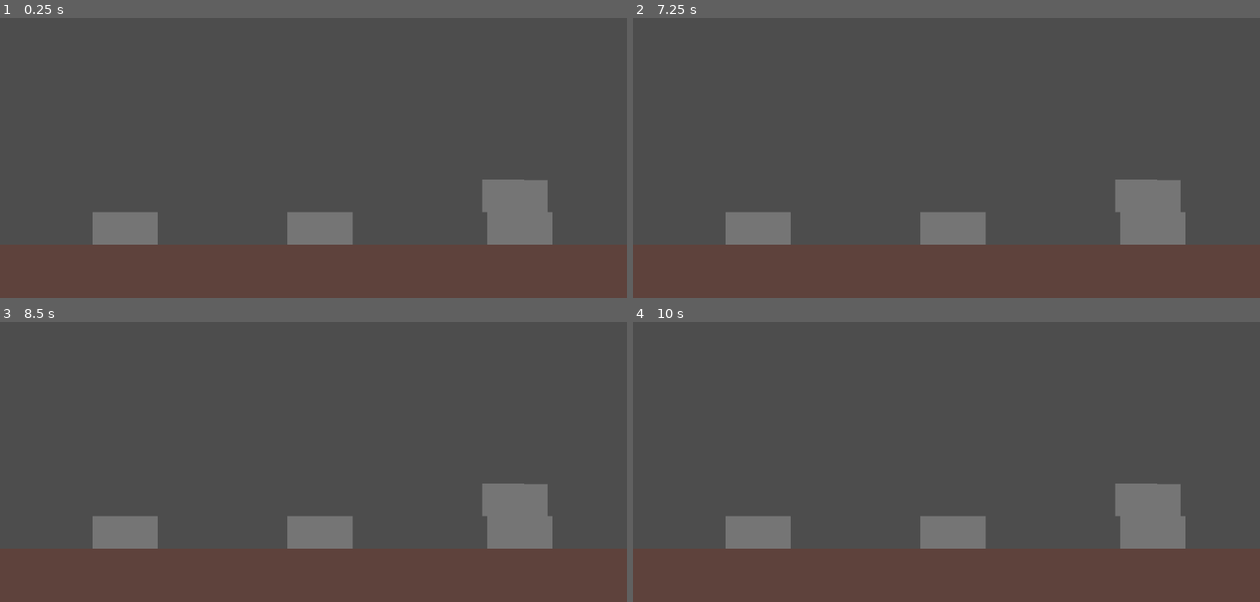
Above: before the commit, frames 1-4 (two rows, left to right).
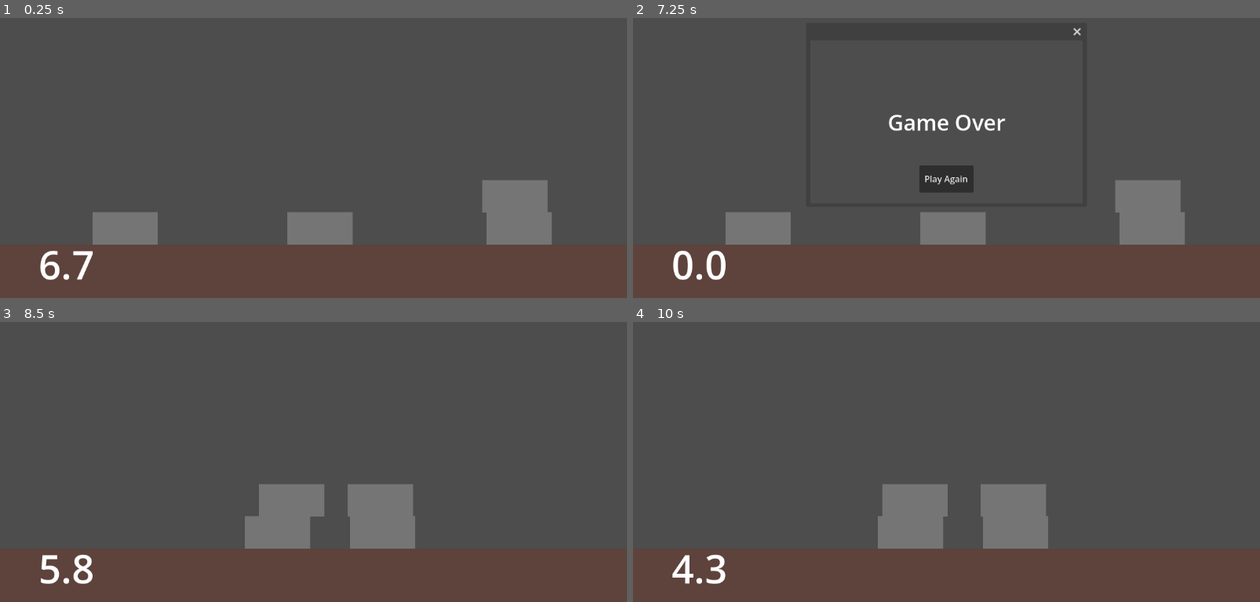
Above: after the commit, the same moments.

Repository: ghost-ily/NSTP_SLB_Project
Game: Godot game, scene res://Game 1 Resources/game1.tscn
Two runs of this game, one before a commit and one after it. Both use one fixed random seed, a clock stepped at 60 frames per second and the inputs below.
Inputs (mouse positions are in pixels of both pictures, inside the frame that each line leads up to):
- Up to frame 1 (0.25 s): no input
- Up to frame 2 (7.25 s): move the mouse to (1084, 104) at 0.52 s; press the mouse at (1084, 104) at 0.53 s; move the mouse to (821, 138) at 1.27 s; release the mouse at (821, 138) at 1.28 s; click (821, 138) at 1.35 s; move the mouse to (1009, 43) at 2.02 s; press the mouse at (1009, 43) at 2.03 s; tap Enter at 2.75 s; move the mouse to (915, 191) at 2.77 s; release the mouse at (915, 191) at 2.78 s; click (915, 191) at 2.85 s; move the mouse to (1134, 174) at 3.52 s; press the mouse at (1134, 174) at 3.53 s; move the mouse to (758, 68) at 4.27 s; release the mouse at (758, 68) at 4.28 s; click (758, 68) at 4.35 s; move the mouse to (977, 121) at 5.02 s; press the mouse at (977, 121) at 5.03 s; tap Space at 5.75 s; move the mouse to (852, 34) at 5.77 s; release the mouse at (852, 34) at 5.78 s; click (852, 34) at 5.85 s; move the mouse to (1084, 104) at 6.52 s; press the mouse at (1084, 104) at 6.53 s
- Up to frame 3 (8.5 s): release the mouse at (451, 408) at 7.25 s; click (313, 481) at 7.25 s, where only the run after the commit has a clickable "Play Again"; tap Enter at 8 s; move the mouse to (188, 442) at 8.02 s; click (188, 442) at 8.1 s
- Up to frame 4 (10 s): tap Space at 8.75 s; move the mouse to (1009, 347) at 8.77 s; press the mouse at (1009, 347) at 8.78 s; move the mouse to (915, 495) at 9.52 s; release the mouse at (915, 495) at 9.53 s; click (915, 495) at 9.6 s

The runs differ from the first frame. In frame 1, 0.4% of the frame differs, in the area x 6-89%, y 57-94%; in frame 2, 1.7%; in frame 3, 9.0%; in frame 4, 9.0%.

Commit message:
First prototype

Diff:
--- a/Game 1 Resources/brick.gd
+++ b/Game 1 Resources/brick.gd
@@ -1,18 +1,24 @@
 extends RigidBody2D
 
 @onready var mouse_area: Area2D = $mouseArea
+@onready var under_ray: RayCast2D = $RayCast2D
+
 var has_mouse: bool = false
+var brick_moved: bool = false
+var under_object
 
 # Called when the node enters the scene tree for the first time.
 func _ready() -> void:
-	pass # Replace with function body.
+	mouse_area.mouse_shape_entered.connect(_on_mouse_area_mouse_shape_entered)
+	mouse_area.mouse_shape_exited.connect(_on_mouse_area_mouse_shape_exited)
 
 
 # Called every frame. 'delta' is the elapsed time since the previous frame.
 func _process(delta: float) -> void:
+	under_object = under_ray.get_collider()
 	if Input.is_action_pressed("left_click") && has_mouse:
 		self.position = get_global_mouse_position()
-
+		brick_moved = true
 
 
 func _on_mouse_area_mouse_shape_entered(shape_idx: int) -> void:
@@ -21,3 +27,8 @@
 
 func _on_mouse_area_mouse_shape_exited(shape_idx: int) -> void:
 	has_mouse = false
+	brick_moved = false
+
+
+func get_under_object():
+	return under_object
--- a/Game 1 Resources/brick.tscn
+++ b/Game 1 Resources/brick.tscn
@@ -6,8 +6,9 @@
 
 [sub_resource type="CanvasTexture" id="CanvasTexture_awxk8"]
 
-[node name="Brick" type="RigidBody2D" unique_id=1417910574]
+[node name="Brick" type="RigidBody2D" unique_id=1417910574 groups=["bricks"]]
 input_pickable = true
+lock_rotation = true
 script = ExtResource("1_3rsm1")
 
 [node name="CollisionShape2D" type="CollisionShape2D" parent="." unique_id=1380593282]
@@ -25,5 +26,7 @@
 scale = Vector2(6, 3)
 shape = SubResource("RectangleShape2D_nkspu")
 
+[node name="RayCast2D" type="RayCast2D" parent="." unique_id=1653365284]
+
 [connection signal="mouse_shape_entered" from="mouseArea" to="." method="_on_mouse_area_mouse_shape_entered"]
 [connection signal="mouse_shape_exited" from="mouseArea" to="." method="_on_mouse_area_mouse_shape_exited"]
--- a/Game 1 Resources/game1.tscn
+++ b/Game 1 Resources/game1.tscn
@@ -1,6 +1,7 @@
 [gd_scene format=3 uid="uid://bow84f06y8a00"]
 
 [ext_resource type="Script" uid="uid://u6mxwwwpo35s" path="res://Game 1 Resources/game_1.gd" id="1_8g8x0"]
+[ext_resource type="PackedScene" uid="uid://c0yf31bfp34y6" path="res://GameOver.tscn" id="2_o2ufn"]
 
 [sub_resource type="RectangleShape2D" id="RectangleShape2D_li4ao"]
 
@@ -22,3 +23,8 @@
 self_modulate = Color(0.36862746, 0.25882354, 0.23529412, 1)
 scale = Vector2(20.000002, 19.900002)
 texture = SubResource("CanvasTexture_8g8x0")
+
+[node name="Control" parent="." unique_id=1959794212 instance=ExtResource("2_o2ufn")]
+anchors_preset = -1
+offset_left = 142.0
+offset_top = 1271.0
--- a/Game 1 Resources/game_1.gd
+++ b/Game 1 Resources/game_1.gd
@@ -1,15 +1,37 @@
 extends Node2D
 
 const BRICK = preload("res://Game 1 Resources/brick.tscn")
+@onready var ui: Control = $Control
+
+var brick1 = BRICK.instantiate()
+var brick2 = BRICK.instantiate()
+var brick3 = BRICK.instantiate()
+var brick4 = BRICK.instantiate()
+
+var all_bricks: Array = [brick1, brick2, brick3, brick4]
+var on_floor: Array = []
+var on_brick: Array = []
+var game_complete: bool = false
+
+func start_game() -> void:
+	game_complete = false
+	on_brick.clear()
+	on_floor.clear()
+	for b in all_bricks:
+		b.position = Vector2(randi_range(100,1000), 500)
+
 
 # Called when the node enters the scene tree for the first time.
 func _ready() -> void:
-	var brick1 = BRICK.instantiate()
-	var brick2 = BRICK.instantiate()
-	var brick3 = BRICK.instantiate()
-	var brick4 = BRICK.instantiate()
+	brick1.add_to_group("bricks")
+	brick2.add_to_group("bricks")
+	brick3.add_to_group("bricks")
+	brick4.add_to_group("bricks")
 
-	var all_bricks: Array = [brick1, brick2, brick3, brick4]
+	brick1.name = "brick1"
+	brick2.name = "brick2"
+	brick3.name = "brick3"
+	brick4.name = "brick4"
 
 	for b in all_bricks:
 		b.position = Vector2(randi_range(100,1000), 500)
@@ -18,4 +40,18 @@
 
 # Called every frame. 'delta' is the elapsed time since the previous frame.
 func _process(delta: float) -> void:
-	pass
+	if (!game_complete):
+		on_brick.clear()
+		on_floor.clear()
+		for b in all_bricks:
+			var under_obj = b.get_under_object()
+
+			if (under_obj == $Ground):
+				if (!on_floor.has(b)):
+					on_floor.append(b)
+			elif (under_obj != null):
+				if (!on_brick.has(b)):
+					on_brick.append(b)
+
+			if (on_brick.size() == 3):
+				game_complete = true
--- /dev/null
+++ b/GameOver.tscn
@@ -0,0 +1,65 @@
+[gd_scene format=3 uid="uid://c0yf31bfp34y6"]
+
+[ext_resource type="Script" uid="uid://r75y785o767a" path="res://menu_ui.gd" id="1_40baj"]
+
+[node name="Control" type="Control" unique_id=1959794212]
+layout_mode = 3
+anchors_preset = 15
+anchor_right = 1.0
+anchor_bottom = 1.0
+grow_horizontal = 2
+grow_vertical = 2
+script = ExtResource("1_40baj")
+
+[node name="Timer" type="Timer" parent="." unique_id=1259544897]
+wait_time = 7.0
+one_shot = true
+
+[node name="Window" type="Window" parent="." unique_id=1784257527]
+oversampling_override = 1.0
+initial_position = 1
+size = Vector2i(500, 300)
+visible = false
+
+[node name="Button" type="Button" parent="Window" unique_id=1244858209]
+custom_minimum_size = Vector2(100, 50)
+anchors_preset = -1
+anchor_left = 0.5
+anchor_top = 1.0
+anchor_right = 0.5
+anchor_bottom = 1.0
+offset_left = -50.0
+offset_top = -70.0
+offset_right = 50.000244
+offset_bottom = -20.0
+text = "Play Again"
+
+[node name="Label" type="Label" parent="Window" unique_id=997430642]
+anchors_preset = 8
+anchor_left = 0.5
+anchor_top = 0.5
+anchor_right = 0.5
+anchor_bottom = 0.5
+offset_left = -20.0
+offset_top = -11.5
+offset_right = 20.0
+offset_bottom = 11.5
+grow_horizontal = 2
+grow_vertical = 2
+theme_override_font_sizes/font_size = 40
+text = "Game Over!"
+
+[node name="timeLeft" type="Label" parent="." unique_id=1546957187]
+layout_mode = 1
+anchors_preset = -1
+anchor_left = 0.09
+anchor_top = 0.9
+anchor_right = 0.09
+anchor_bottom = 0.9
+offset_top = -99.0
+offset_right = 41.0
+grow_vertical = 0
+theme_override_font_sizes/font_size = 72
+text = "7"
+
+[connection signal="pressed" from="Window/Button" to="." method="_on_button_pressed"]
--- /dev/null
+++ b/menu_ui.gd
@@ -0,0 +1,36 @@
+extends Control
+
+@onready var timer: Timer = $Timer
+@onready var time_left: Label = $timeLeft
+@onready var window: Window = $Window
+@onready var button: Button = $Window/Button
+@onready var label: Label = $Window/Label
+
+var restarted = false
+
+# Called when the node enters the scene tree for the first time.
+func _ready() -> void:
+	button.pressed.connect(_on_button_pressed)
+
+	window.hide()
+	timer.start(7)
+
+
+# Called every frame. 'delta' is the elapsed time since the previous frame.
+func _process(delta: float) -> void:
+	time_left.text = str(timer.time_left).pad_decimals(1)
+	if (timer.time_left <= 0):
+		label.text = "Game Over"
+		window.show()
+
+	if (get_parent().game_complete == true):
+		label.text = "Good job!"
+		window.show()
+		timer.paused = true
+
+
+func _on_button_pressed() -> void:
+	get_parent().start_game()
+	window.hide()
+	timer.start(7)
+	timer.paused = false
Not shown, added: menu_ui.gd.uid
Not shown, added: GameOver.tscn21812445169.tmp
